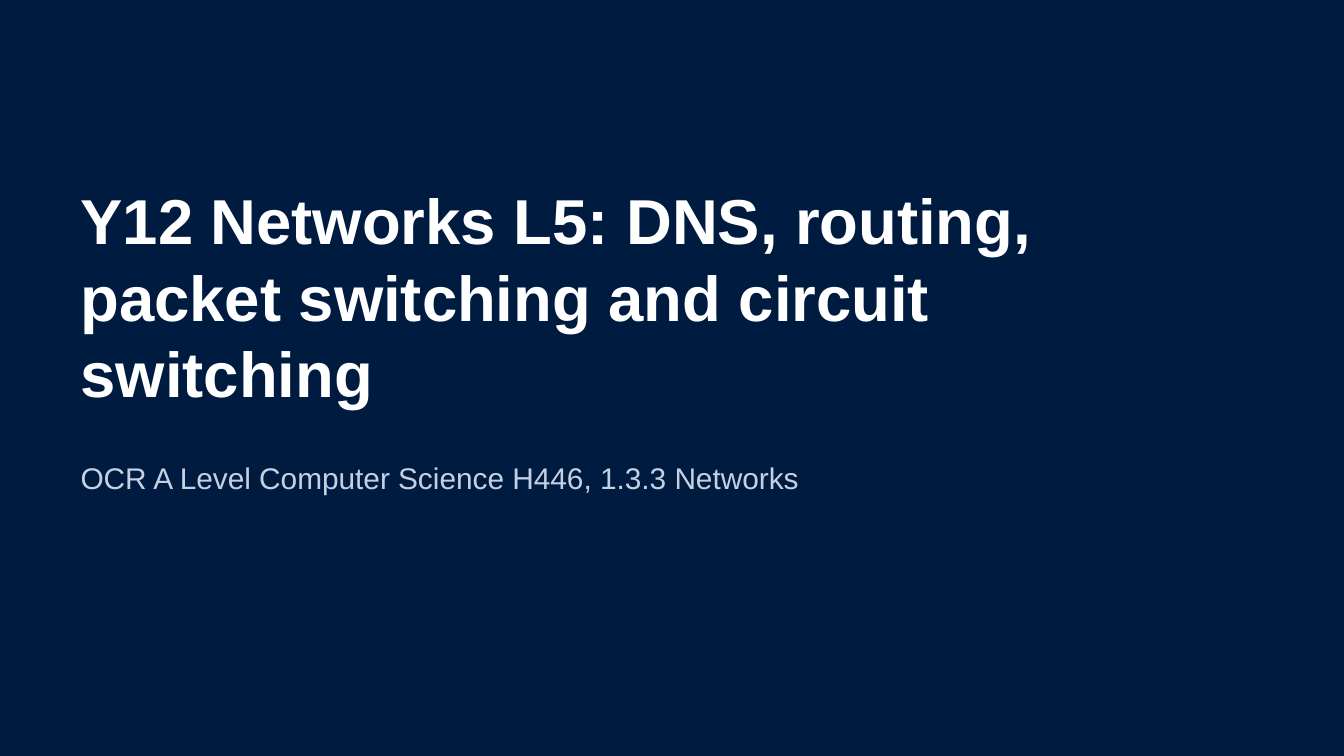
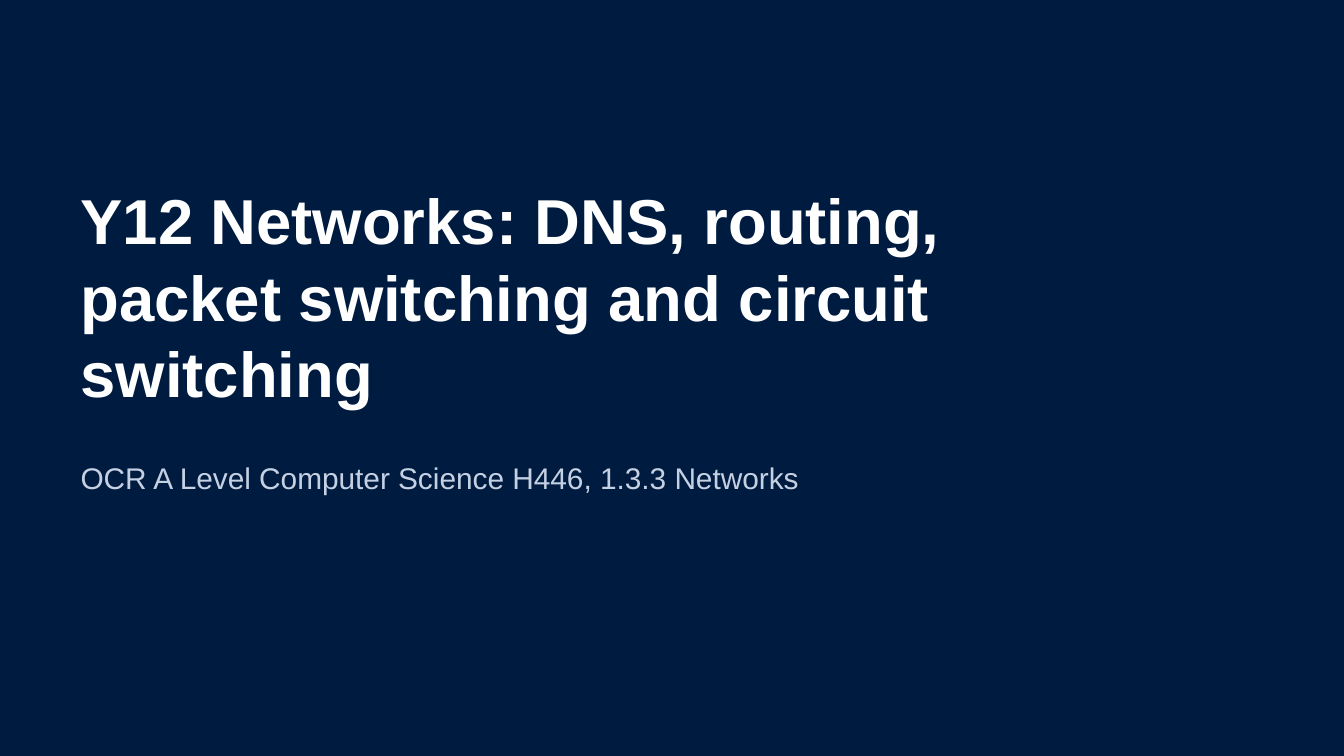
Before and after one commit to Dr-Hughes/Teaching-Materials, a slide deck: slide 2 of computer-science/a-level/y12-networks-l5-dns-and-switching/y12-networks-l5-dns-and-switching.pptx. Drawn at 1344x756 pixels with LibreOffice and Linux fonts; fonts in the diff are those of the drawing. Boxes give left, top, right and bottom in pixels: in the first picture for what was removed or moved away, otherwise in the second. Text is boxed around its words. In the diff, an @@ line names an element or a change of style, - is before the commit and + after.

```diff
--- a/computer-science/a-level/y12-networks-l5-dns-and-switching/y12-networks-l5-dns-and-switching.pptx
+++ b/computer-science/a-level/y12-networks-l5-dns-and-switching/y12-networks-l5-dns-and-switching.pptx
@@ title at (81,198,940,409): text changed @@
-Y12 Networks L5: DNS, routing, packet switching and circuit switching
+Y12 Networks: DNS, routing, packet switching and circuit switching
```
Also in this commit, not shown: 21 other slides changed, 1 slide added, 3 slides removed, 41 other files.
